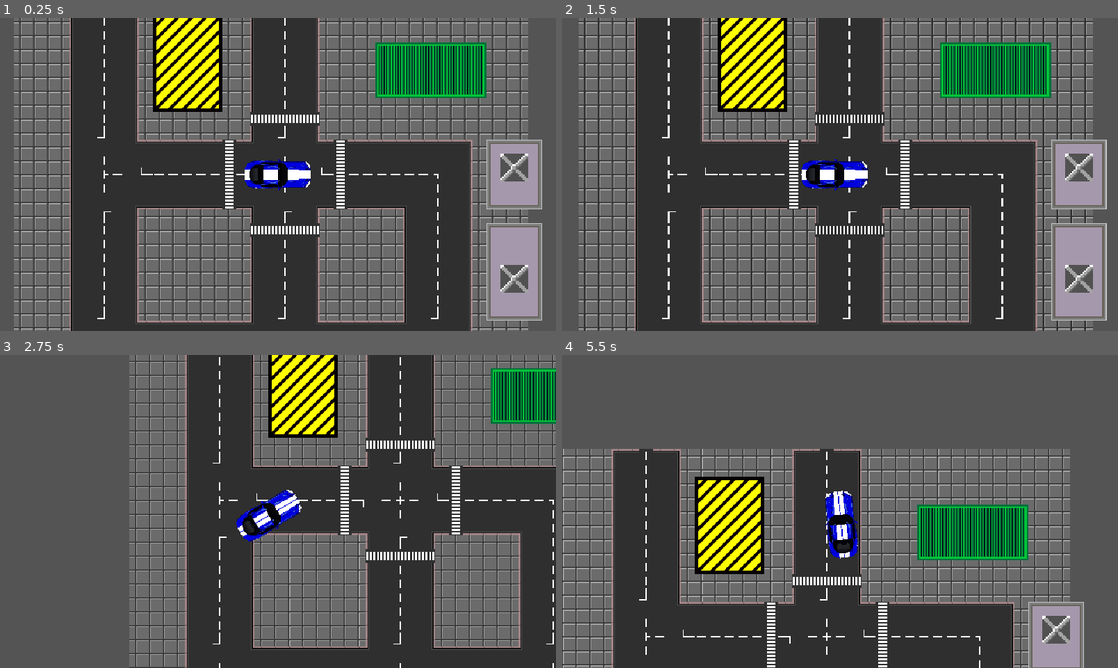
Above: before the commit, frames 1-4 (two rows, left to right).
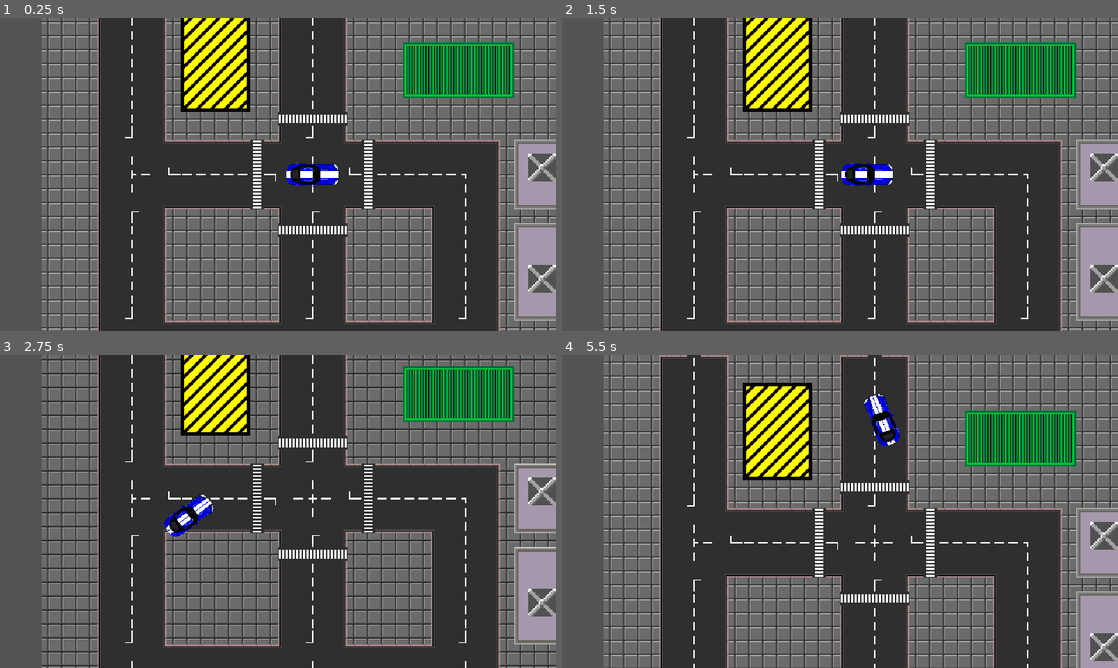
Above: after the commit, the same moments.

Repository: RabbleTeam/BurningHorizonSSS
Game: Godot game, scene res://World/Master_TestWorld.tscn
Two runs of this game, one before a commit and one after it. Both use one fixed random seed, a clock stepped at 60 frames per second and the inputs below.
Inputs (mouse positions are in pixels of both pictures, inside the frame that each line leads up to):
- Up to frame 1 (0.25 s): no input
- Up to frame 2 (1.5 s): tap Enter at 0.5 s; move the mouse to (962, 158) at 0.52 s; hold D (right) 0.53-1.28 s; tap Space at 1.25 s; move the mouse to (728, 190) at 1.27 s; hold S (backward) from 1.28 s (still down)
- Up to frame 3 (2.75 s): move the mouse to (333, 442) at 2.02 s; release S (backward) at 2.03 s; hold D (right) from 2.03 s (still down)
- Up to frame 4 (5.5 s): move the mouse to (812, 574) at 2.77 s; release D (right) at 2.78 s; hold W (forward) 2.78-3.53 s; move the mouse to (1006, 558) at 3.52 s; hold A (left) 3.53-5.03 s; move the mouse to (673, 464) at 4.27 s; move the mouse to (867, 511) at 5.02 s; hold S (backward) from 5.03 s (still down)

The runs differ from the first frame. In frame 1, 34% of the frame differs, in the area x 2-100%, y 0-100%; in frame 2, 42%; in frame 3, 63%; in frame 4, 65%, in the area x 0-100%, y 0-100%.

Commit message:
Extended player script, added camera limits, updated player nodes

Diff:
--- /dev/null
+++ b/Cars/Car.gd
@@ -0,0 +1,5 @@
+extends KinematicBody2D
+
+
+#TODO
+#Сделать скрипт родителем для "res://Cars/Player/Player.gd" и EnemyCar
--- /dev/null
+++ b/Cars/Car.tscn
@@ -0,0 +1,16 @@
+[gd_scene load_steps=2 format=2]
+
+[ext_resource path="res://Cars/Car.gd" type="Script" id=1]
+
+[node name="Car" type="KinematicBody2D"]
+script = ExtResource( 1 )
+
+[node name="Body" type="Sprite" parent="."]
+
+[node name="CollisionShape2D" type="CollisionShape2D" parent="."]
+
+[node name="Gun" type="Sprite" parent="."]
+
+[node name="Muzzle" type="Position2D" parent="Gun"]
+
+[node name="GunTimer" type="Timer" parent="."]
--- a/Player/Player.gd
+++ b/Cars/Player/Player.gd
@@ -1,6 +1,11 @@
+#ДОЛЖНО НАСЛЕДОВАТЬ "res://Cars/Car.gd"!!!
 extends KinematicBody2D
 
 
+onready var gunTimer = $GunTimer
+onready var gun = $Gun
+
+export (PackedScene) var bullet
 export (int) var wheel_base = 70
 export (int) var steering_angle = 35
 export (int) var engine_power = 800
@@ -11,20 +16,33 @@
 export (int) var slip_speed = 400
 export (float) var traction_fast = 0.1
 export (float) var traction_slow = 0.5
+export (float) var gun_cooldown
+export (int) var max_health
 
+var health = max_health
 var acceleration = Vector2.ZERO
 var velocity = Vector2.ZERO
 var steer_direction
+var can_shoot = true
+var alive = true
+
+signal health_changed
+signal dead
+
+
+func _ready():
+	gunTimer.wait_time = gun_cooldown
 
 
 func _physics_process(delta):
+	if not alive:
+		return
 	acceleration = Vector2.ZERO
 	get_input()
 	apply_friction()
 	calculate_steering(delta)
 	velocity += acceleration * delta
 	velocity = move_and_slide(velocity)
-
 
 func apply_friction():
 	if velocity.length() < 5:
@@ -35,6 +53,7 @@
 
 
 func get_input():
+	gun.look_at(get_global_mouse_position())
 	var turn = 0
 	if Input.is_action_pressed("right"):
 		turn += 1
--- /dev/null
+++ b/Cars/Player/Player.tscn
@@ -0,0 +1,26 @@
+[gd_scene load_steps=5 format=2]
+
+[ext_resource path="res://Cars/Car.tscn" type="PackedScene" id=1]
+[ext_resource path="res://Cars/Player/Player.png" type="Texture" id=2]
+[ext_resource path="res://Cars/Player/Player.gd" type="Script" id=3]
+
+[sub_resource type="CapsuleShape2D" id=1]
+radius = 11.842
+height = 36.419
+
+[node name="Player" instance=ExtResource( 1 )]
+collision_layer = 2
+collision_mask = 5
+script = ExtResource( 3 )
+wheel_base = 60
+traction_slow = 0.3
+
+[node name="Body" parent="." index="0"]
+scale = Vector2( 0.35, 0.35 )
+texture = ExtResource( 2 )
+
+[node name="CollisionShape2D" parent="." index="1"]
+rotation = 1.5708
+shape = SubResource( 1 )
+
+[node name="RemoteTransform2D" type="RemoteTransform2D" parent="." index="4"]
--- a/Player/Player.tscn
+++ b/Cars/Player/Player_old.tscn
@@ -1,11 +1,11 @@
 [gd_scene load_steps=4 format=2]
 
-[ext_resource path="res://Player/Player.gd" type="Script" id=1]
-[ext_resource path="res://Player/Player.png" type="Texture" id=2]
+[ext_resource path="res://Cars/Player/Player.gd" type="Script" id=1]
+[ext_resource path="res://Cars/Player/Player.png" type="Texture" id=2]
 
 [sub_resource type="CapsuleShape2D" id=1]
-radius = 16.0
-height = 45.3376
+radius = 11.8422
+height = 36.419
 
 [node name="Player" type="KinematicBody2D"]
 script = ExtResource( 1 )
@@ -14,7 +14,7 @@
 }
 
 [node name="Sprite" type="Sprite" parent="."]
-scale = Vector2( 0.45, 0.45 )
+scale = Vector2( 0.35, 0.35 )
 texture = ExtResource( 2 )
 __meta__ = {
 "_edit_group_": true
--- /dev/null
+++ b/World/Master_TestWorld.gd
@@ -0,0 +1,14 @@
+extends Node2D
+
+
+func _ready():
+	set_camera_limits()
+
+
+func set_camera_limits():
+	var map_limits = $ViewportContainer/Viewport/TestWorld/YSort/RoadOverlap.get_used_rect()
+	var map_cellsize = $ViewportContainer/Viewport/TestWorld/YSort/RoadOverlap.cell_size
+	$ViewportContainer/Viewport/TestWorld/Camera2D.limit_left = map_limits.position.x * map_cellsize.x
+	$ViewportContainer/Viewport/TestWorld/Camera2D.limit_right = map_limits.end.x * map_cellsize.x
+	$ViewportContainer/Viewport/TestWorld/Camera2D.limit_top = map_limits.position.y * map_cellsize.y
+	$ViewportContainer/Viewport/TestWorld/Camera2D.limit_bottom = map_limits.end.y * map_cellsize.y
--- a/World/Master_TestWorld.tscn
+++ b/World/Master_TestWorld.tscn
@@ -1,6 +1,7 @@
-[gd_scene load_steps=5 format=2]
+[gd_scene load_steps=6 format=2]
 
 [ext_resource path="res://World/TestWorld.tscn" type="PackedScene" id=1]
+[ext_resource path="res://World/Master_TestWorld.gd" type="Script" id=2]
 
 [sub_resource type="Shader" id=1]
 code = "shader_type canvas_item;
@@ -33,6 +34,7 @@
 shader_param/vp = SubResource( 2 )
 
 [node name="Master" type="Node2D"]
+script = ExtResource( 2 )
 
 [node name="ViewportContainer" type="ViewportContainer" parent="."]
 material = SubResource( 3 )
@@ -56,8 +58,11 @@
 
 [node name="TestWorld" parent="ViewportContainer/Viewport" instance=ExtResource( 1 )]
 
+[node name="RemoteTransform2D" parent="ViewportContainer/Viewport/TestWorld/Player" index="4"]
+remote_path = NodePath("../../Camera2D")
+
 [node name="Camera2D" type="Camera2D" parent="ViewportContainer/Viewport/TestWorld"]
-position = Vector2( 224, 216 )
+position = Vector2( 232, 216 )
 current = true
 smoothing_enabled = true
 
--- a/World/TestWorld.tscn
+++ b/World/TestWorld.tscn
@@ -6,7 +6,7 @@
 [ext_resource path="res://World/Tiles/RoofOverlap.png" type="Texture" id=4]
 [ext_resource path="res://World/Tiles/CargoTiles.png" type="Texture" id=5]
 [ext_resource path="res://World/Tiles/WarningTiles.png" type="Texture" id=6]
-[ext_resource path="res://Player/Player.tscn" type="PackedScene" id=7]
+[ext_resource path="res://Cars/Player/Player.tscn" type="PackedScene" id=7]
 
 [sub_resource type="TileSet" id=1]
 0/name = "RoadTiles.png 0"
@@ -1281,9 +1281,6 @@
 tile_data = PoolIntArray( 393231, 1, 0, 655375, 1, 0, 786463, 1, 0, 1048582, 1, 0, 1048584, 1, 0, 1048589, 1, 0, 1048591, 0, 0, 1376286, 1, 0, 1441822, 1, 0, 1441823, 1, 0, 2031646, 1, 0, 2031647, 1, 0, 2097178, 1, 0, 2097182, 1, 0, 2097183, 1, 0 )
 
 [node name="Player" parent="." instance=ExtResource( 7 )]
-position = Vector2( 224, 216 )
-
-[node name="RemoteTransform2D" parent="Player" index="2"]
-remote_path = NodePath("../../Camera2D")
+position = Vector2( 232, 216 )
 
 [editable path="Player"]
--- a/project.godot
+++ b/project.godot
@@ -82,6 +82,8 @@
 [layer_names]
 
 2d_physics/layer_1="World"
+2d_physics/layer_2="Player"
+2d_physics/layer_3="Enemy"
 
 [rendering]
 
Renamed: Player/Player.png -> Cars/Player/Player.png
Not shown, changed: Cars/Player/Player.png.import
